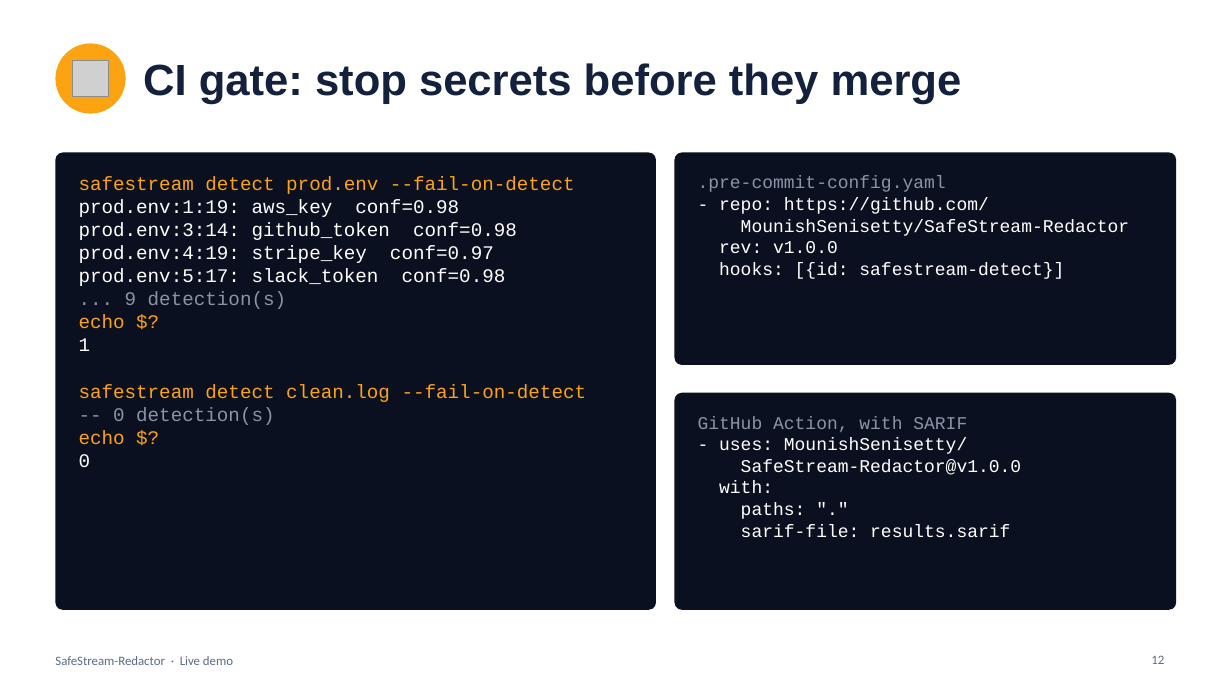
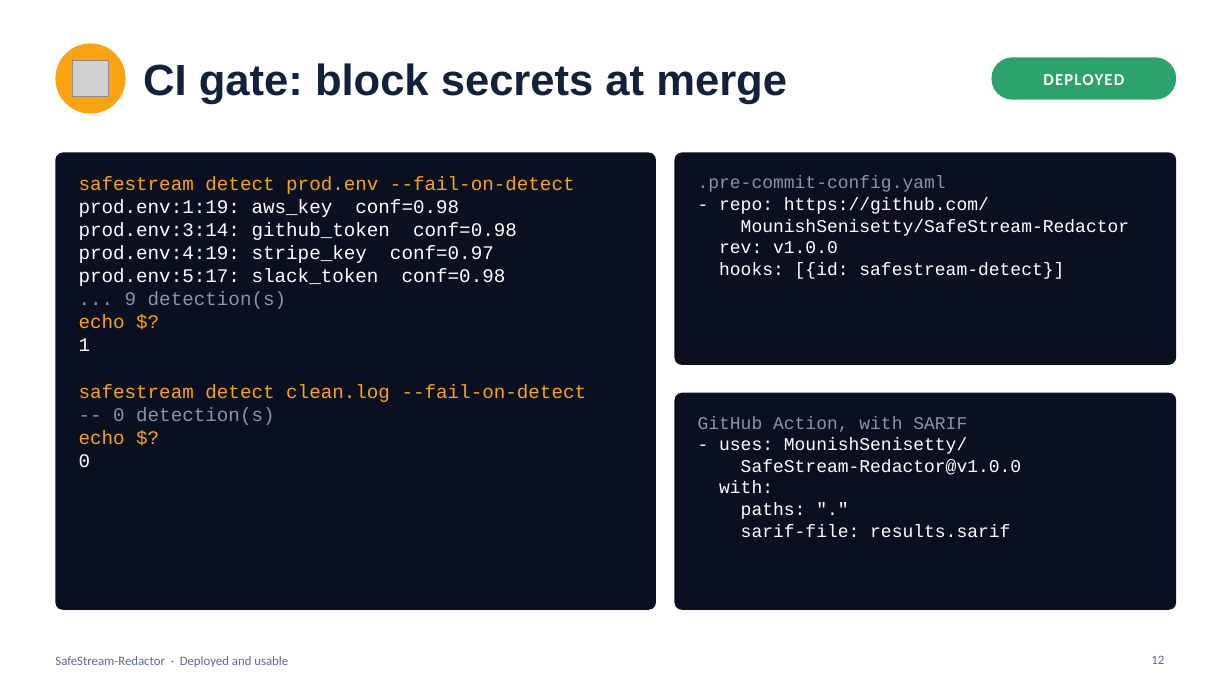
Before and after one commit to MounishSenisetty/SafeStream-Redactor, a slide deck: slide 12 of docs/SafeStream-Redactor-Demo.pptx. Drawn at 1232x693 pixels with LibreOffice and Linux fonts; fonts in the diff are those of the drawing; grey boxes stand for pictures. Boxes give left, top, right and bottom in pixels: in the first picture for what was removed or moved away, otherwise in the second. Text is boxed around its words. In the diff, an @@ line names an element or a change of style, - is before the commit and + after.

```diff
--- a/docs/SafeStream-Redactor-Demo.pptx
+++ b/docs/SafeStream-Redactor-Demo.pptx
@@ rounded rectangle added at bbox=[992, 57, 1177, 100], fill #2BA36B @@
@@ title at bbox=[143, 63, 787, 104]: text changed @@
-CI gate: stop secrets before they merge
+CI gate: block secrets at merge
@@ text added at bbox=[1043, 74, 1124, 85], 13 pt, text #FFFFFF, bold @@
+DEPLOYED
@@ text at bbox=[55, 656, 288, 667]: text changed @@
-SafeStream-Redactor · Live demo
+SafeStream-Redactor · Deployed and usable
```
Also in this commit, not shown: 14 other slides changed, 1 slide added, 1 slide removed.
